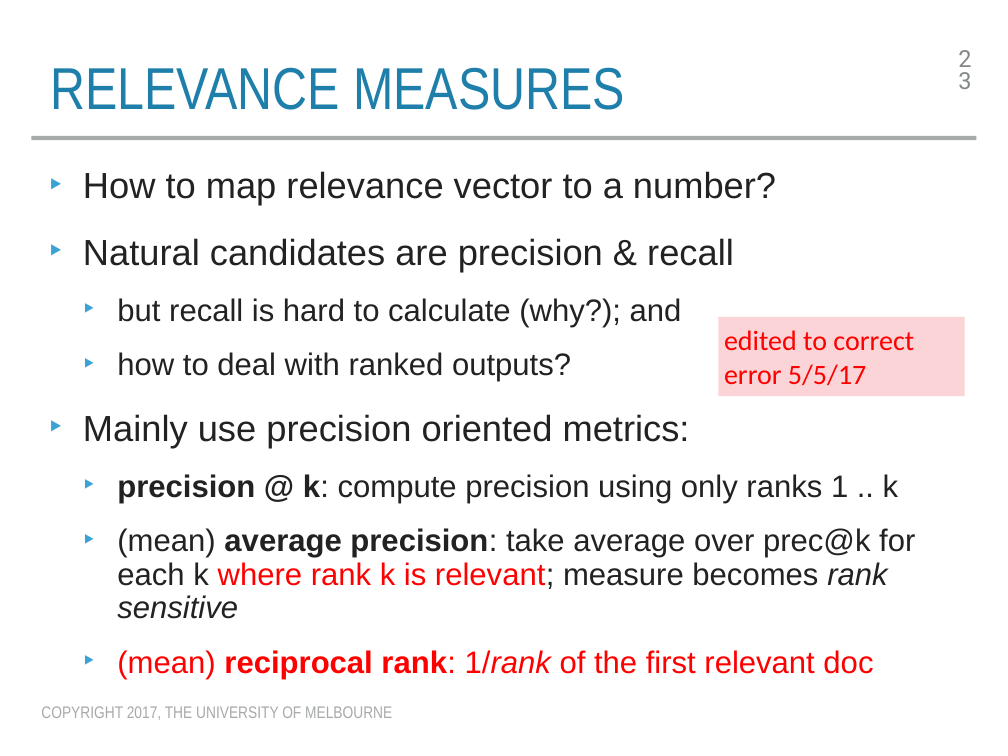
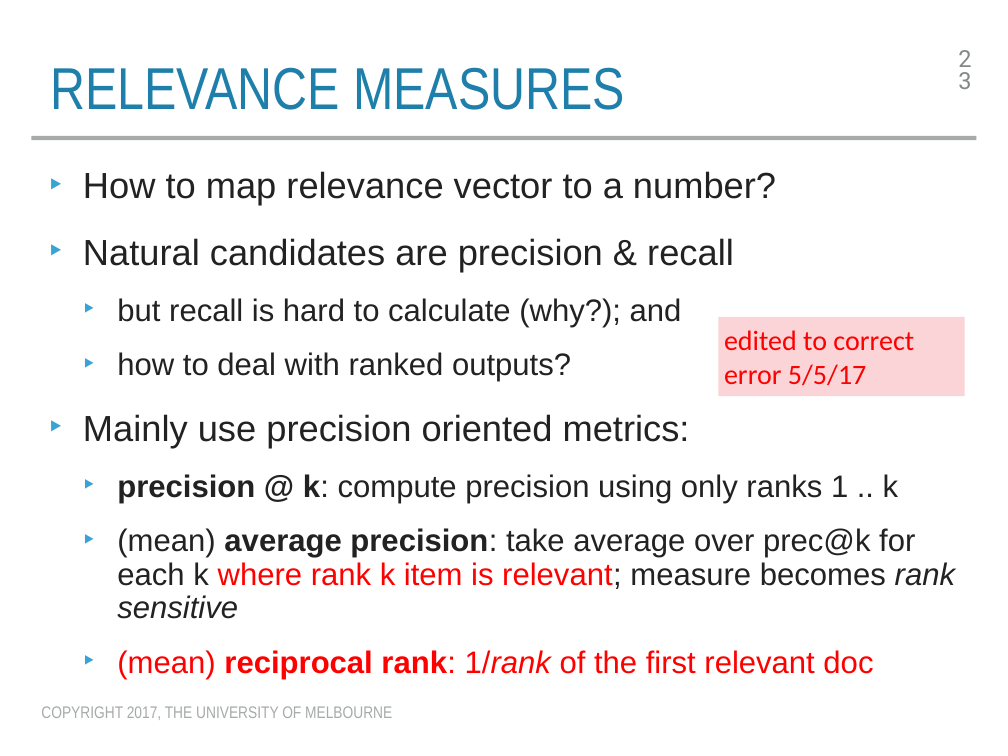
Before and after one commit to trevorcohn/comp90042, a slide deck: slide 23 of slides/WSTA_L16_vsm_eval.pptx. Drawn at 1008x756 pixels with LibreOffice and Linux fonts; fonts in the diff are those of the drawing. Boxes give left, top, right and bottom in pixels: in the first picture for what was removed or moved away, otherwise in the second. Text is boxed around its words. In the diff, an @@ line names an element or a change of style, - is before the commit and + after.

```diff
--- a/slides/WSTA_L16_vsm_eval.pptx
+++ b/slides/WSTA_L16_vsm_eval.pptx
@@ text at [117,528,955,619]: text changed @@
-  ‣ (mean) average precision: take average over prec@k for each k where rank k is relevant; measure becomes rank sensitive
+  ‣ (mean) average precision: take average over prec@k for each k where rank k item is relevant; measure becomes rank sensitive
```
Also in this commit, not shown: 1 other slide changed, 1 other file.
